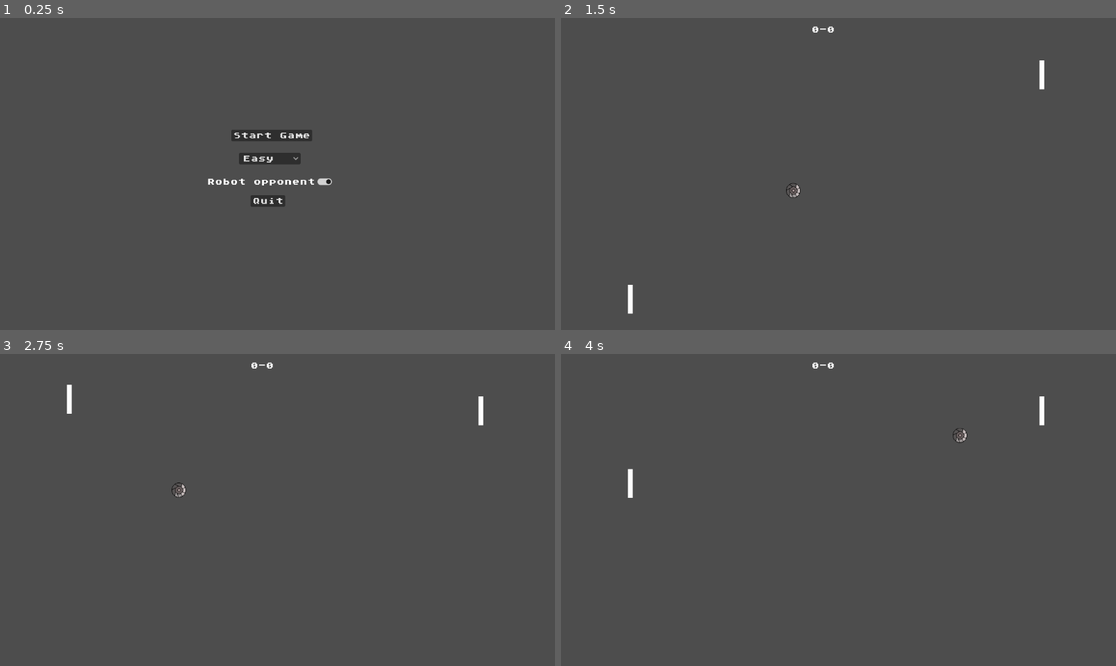
Above: before the commit, frames 1-4 (two rows, left to right).
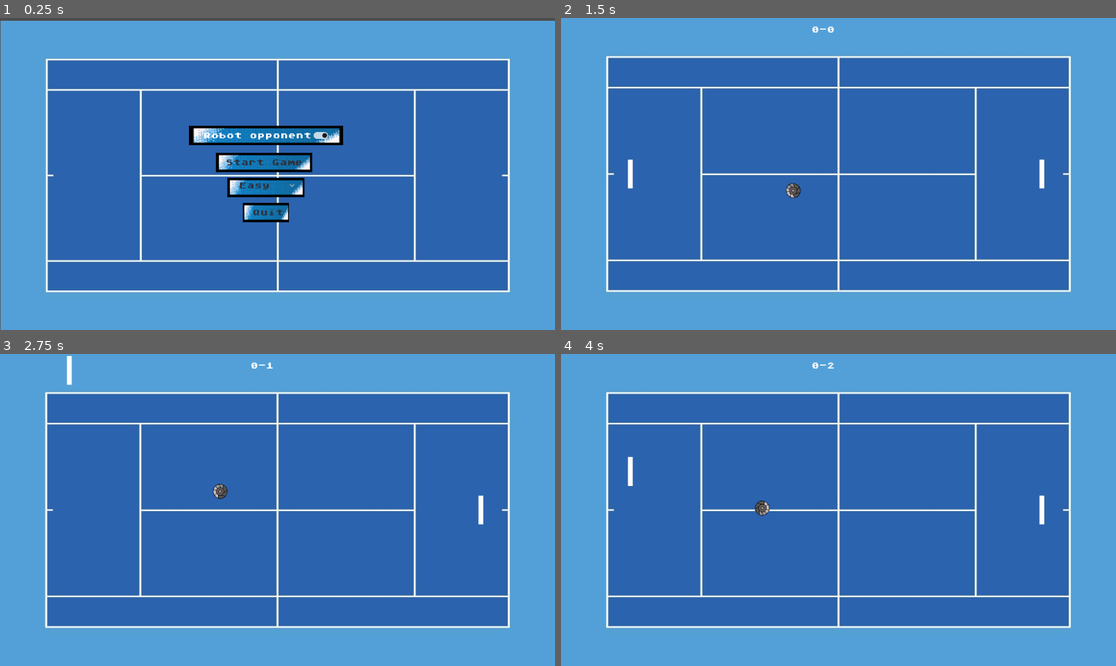
Above: after the commit, the same moments.

Repository: AlhemyD/GameDevil
Game: Godot game, scene res://scenes/menu.tscn
The game is run twice, just before and just after one commit, with the same random seed, the same clock (stepped at 60 frames per second) and the same inputs.
Inputs:
- Up to frame 1 (0.25 s): no input
- Up to frame 2 (1.5 s): click "Robot opponent" at 0.5 s; click "Start Game" at 1.25 s
- Up to frame 3 (2.75 s): tap Enter at 2 s; hold W (p1_up) from 2.03 s (still down)
- Up to frame 4 (4 s): release W (p1_up) at 2.78 s; hold S (p1_down) 2.78-3.53 s; hold W (p1_up) from 3.53 s (still down)

The runs differ from the first frame. In frame 1, 99% of the frame differs, in the area x 0-100%, y 0-100%; in frame 2, 100%; in frame 3, 100%; in frame 4, 100%.

Commit message:
Pong done

Diff:
--- a/Pong/scenes/main.tscn
+++ b/Pong/scenes/main.tscn
@@ -1,8 +1,9 @@
-[gd_scene load_steps=9 format=3 uid="uid://ceu771rqxpk0b"]
+[gd_scene load_steps=10 format=3 uid="uid://ceu771rqxpk0b"]
 
 [ext_resource type="PackedScene" uid="uid://bkgsgplmdrdk4" path="res://scenes/ball.tscn" id="1_o5qli"]
 [ext_resource type="Script" uid="uid://clkf6ipbxuqxm" path="res://scripts/main.gd" id="1_sugp2"]
 [ext_resource type="PackedScene" uid="uid://coimwreiboshf" path="res://scenes/Paddle.tscn" id="2_sugp2"]
+[ext_resource type="Texture2D" uid="uid://5vgand2e22qs" path="res://assets/background.jpg" id="2_tbgi4"]
 [ext_resource type="FontFile" uid="uid://cpnhii765sy4o" path="res://assets/atariclassic-regular.ttf" id="4_jyhfs"]
 
 [sub_resource type="SegmentShape2D" id="SegmentShape2D_o5qli"]
@@ -19,6 +20,11 @@
 
 [node name="Main" type="Node2D"]
 script = ExtResource("1_sugp2")
+
+[node name="Background" type="Sprite2D" parent="."]
+position = Vector2(576.00006, 324)
+scale = Vector2(0.7836736, 0.6612245)
+texture = ExtResource("2_tbgi4")
 
 [node name="Ball" parent="." instance=ExtResource("1_o5qli")]
 position = Vector2(368, 102)
@@ -41,13 +47,13 @@
 shape = SubResource("SegmentShape2D_jyhfs")
 
 [node name="PaddleRight" parent="." instance=ExtResource("2_sugp2")]
-position = Vector2(998, 118)
+position = Vector2(998, 324)
 speed = 700.0
 up_action = "p2_up"
 down_action = "p2_down"
 
 [node name="PaddleLeft" parent="." instance=ExtResource("2_sugp2")]
-position = Vector2(144, 584)
+position = Vector2(144, 324)
 speed = 700.0
 
 [node name="Count" type="Label" parent="."]
--- a/Pong/scenes/menu.tscn
+++ b/Pong/scenes/menu.tscn
@@ -1,7 +1,9 @@
-[gd_scene load_steps=3 format=3 uid="uid://ba37plnvujw2v"]
+[gd_scene load_steps=5 format=3 uid="uid://ba37plnvujw2v"]
 
 [ext_resource type="Script" uid="uid://2ngdp4quyncn" path="res://scripts/menu.gd" id="1_yqeox"]
+[ext_resource type="Texture2D" uid="uid://5vgand2e22qs" path="res://assets/background.jpg" id="2_mhnvy"]
 [ext_resource type="FontFile" uid="uid://cpnhii765sy4o" path="res://assets/atariclassic-regular.ttf" id="2_vjb58"]
+[ext_resource type="Texture2D" uid="uid://rvprxbv0smu8" path="res://assets/window.png" id="3_con2f"]
 
 [node name="Menu" type="Control"]
 layout_mode = 3
@@ -14,31 +16,54 @@
 grow_vertical = 2
 script = ExtResource("1_yqeox")
 
+[node name="Background" type="Sprite2D" parent="."]
+position = Vector2(576.5, 327)
+scale = Vector2(0.7829932, 0.6551021)
+texture = ExtResource("2_mhnvy")
+
 [node name="StartGame" type="Button" parent="."]
 layout_mode = 0
-offset_left = 480.0
-offset_top = 232.0
-offset_right = 648.0
-offset_bottom = 256.0
+offset_left = 464.0
+offset_top = 288.0
+offset_right = 632.0
+offset_bottom = 312.0
+theme_override_colors/font_color = Color(0.18431373, 0.1882353, 0.23137255, 1)
 theme_override_fonts/font = ExtResource("2_vjb58")
 text = "Start Game"
+flat = true
+
+[node name="Sprite2D" type="Sprite2D" parent="StartGame"]
+show_behind_parent = true
+position = Vector2(83.99998, 12.000003)
+scale = Vector2(1.5624999, 1.2499998)
+texture = ExtResource("3_con2f")
 
 [node name="Quit" type="Button" parent="."]
 layout_mode = 0
 offset_left = 520.0
-offset_top = 368.0
+offset_top = 384.0
 offset_right = 592.0
-offset_bottom = 392.0
+offset_bottom = 424.0
+theme_override_colors/font_color = Color(0.18431373, 0.1882353, 0.23137255, 1)
 theme_override_fonts/font = ExtResource("2_vjb58")
 text = "Quit"
+flat = true
+
+[node name="Sprite2D" type="Sprite2D" parent="Quit"]
+show_behind_parent = true
+position = Vector2(31.999989, 20.00001)
+scale = Vector2(0.74999994, 1.2500006)
+texture = ExtResource("3_con2f")
 
 [node name="Difficulty" type="OptionButton" parent="."]
 layout_mode = 0
-offset_left = 496.0
-offset_top = 280.0
-offset_right = 624.0
-offset_bottom = 304.0
+offset_left = 488.0
+offset_top = 336.0
+offset_right = 616.0
+offset_bottom = 360.0
+theme_override_colors/font_color = Color(0.18431373, 0.1882353, 0.23137255, 1)
 theme_override_fonts/font = ExtResource("2_vjb58")
+flat = true
 selected = 0
 item_count = 3
 popup/item_0/text = "Easy"
@@ -48,16 +73,27 @@
 popup/item_2/text = "Hard"
 popup/item_2/id = 2
 
+[node name="Sprite2D" type="Sprite2D" parent="Difficulty"]
+show_behind_parent = true
+position = Vector2(63.999973, 16.000004)
+scale = Vector2(1.2500002, 1.2499998)
+texture = ExtResource("3_con2f")
+
 [node name="Robot" type="CheckButton" parent="."]
 layout_mode = 0
-offset_left = 424.0
-offset_top = 328.0
-offset_right = 696.0
-offset_bottom = 352.0
+offset_left = 416.0
+offset_top = 232.0
+offset_right = 688.0
+offset_bottom = 256.0
 theme_override_fonts/font = ExtResource("2_vjb58")
 button_pressed = true
 text = "Robot opponent"
-flat = true
+
+[node name="Sprite2D" type="Sprite2D" parent="Robot"]
+show_behind_parent = true
+position = Vector2(136.00003, 11.999982)
+scale = Vector2(2.5, 1.2500006)
+texture = ExtResource("3_con2f")
 
 [connection signal="button_down" from="StartGame" to="." method="_on_StartGame_pressed"]
 [connection signal="button_down" from="Quit" to="." method="_on_Quit_pressed"]
--- a/Pong/scripts/ball.gd
+++ b/Pong/scripts/ball.gd
@@ -3,6 +3,7 @@
 @export var speed: float = 200.0
 var velocity: Vector2 = Vector2.ZERO
 var rng = RandomNumberGenerator.new()
+var angular_velocity: float = 0.0
 @onready var window = get_window()
 
 # Ссылка на спрайт для размера
@@ -21,7 +22,7 @@
 	if global.game_ended:
 		return
 	var next_pos = global_position + velocity * delta
-
+	rotation += angular_velocity * delta
 	# верх/низ экрана
 	if next_pos.y - size.y/2 < 0:
 		next_pos.y = size.y/2
@@ -46,6 +47,9 @@
 			var offset = (next_pos.y - paddle_pos.y) / paddle_shape.extents.y
 			velocity.y = offset * speed
 			velocity = velocity.normalized() * speed
+
+			angular_velocity = rng.randf_range(-20, 20)
+
 			# чтобы не застрял внутри ракетки
 			if paddle == paddle_left:
 				next_pos.x = paddle_pos.x + paddle_shape.extents.x + size.x/2
@@ -69,3 +73,4 @@
 	var dir_x = -1 if rng.randi_range(0, 1) == 0 else 1
 	var dir_y = rng.randf_range(-0.5, 0.5)
 	velocity = Vector2(dir_x, dir_y).normalized() * speed
+	angular_velocity = rng.randf_range(-20, 20)
--- a/Pong/scripts/main.gd
+++ b/Pong/scripts/main.gd
@@ -35,9 +35,9 @@
 			elif global.count_left < global.count_right:
 				winner.text="Right wins"
 			else:
-				winner.tet="Draw"
+				winner.text="Draw"
+			winner.text+="\nPress any button"
 			winner.visible = true
-
 	else:
 		if Input.is_anything_pressed():
 			global.count_left=0
Binary file added: Pong/assets/Wall.png
Not shown, added: Pong/assets/Wall.png.import
Binary file added: Pong/assets/background.jpg
Not shown, added: Pong/assets/background.jpg.import
Binary file added: Pong/assets/window.png
Not shown, added: Pong/assets/window.png.import
Not shown, added: Pong/Pong.exe
Not shown, added: Pong/Pong.pck
Not shown, changed: README.md
